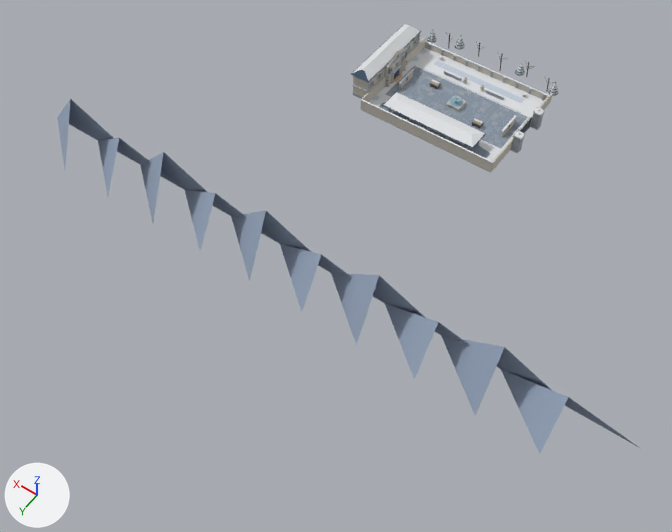
An edit to the glTF model arena-maps/frostcourt/assets/frostcourt_visual.glb, drawn before and after from the same camera.
Before and after are seen from a 50 mm lens placed at (-125.0, 259.0, 258.0), pointed at (-7.0, 93.0, -4.0). The axes (+X, +Y, +Z) are drawn at lower left. The lights are the same throughout. The picture after the commit comes second. Vertices at exactly the same position are counted once.

In view in the first picture: 'DETAIL_chapter_craft', 'VIS_boundary_z_-24', 'VIS_court_floor' and 10 more.
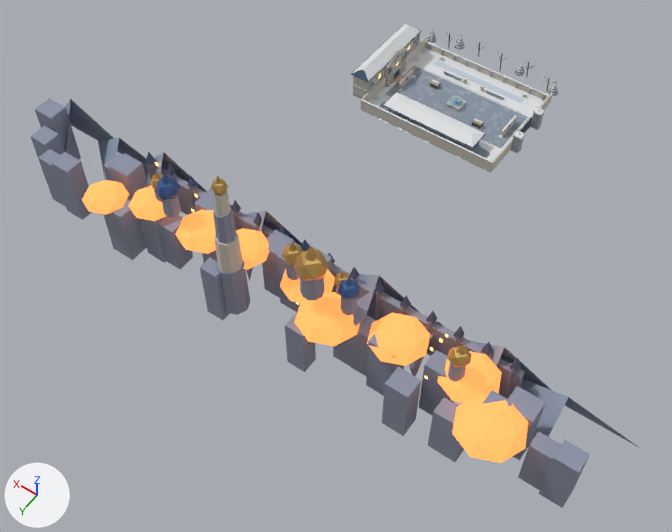
Pixel boxes [x1, y1, x2, y2] of what changed, in the pictures (672 x 532 px):
'DETAIL_chapter_craft', reshaped (13% taller)
    before: [57, 24, 640, 454]
    after: [30, 24, 640, 508]
part 1 of me_detail_chapter_craft, added
    after: [30, 98, 590, 508]

Patch to the scene script:
```diff
--- a/arena-maps/frostcourt/assets/frostcourt_visual.glb.py
+++ b/arena-maps/frostcourt/assets/frostcourt_visual.glb.py
@@ mat_snowblue @@
+mat_snowblue = bpy.data.materials.new('snowBlue')
+# colours: pale blue #bccddd
+# uses the picture img_snow_basecolor_png
+# uses the picture img_snow_normal_png
+# uses the picture img_snow_orm_png
@@ me_detail_chapter_craft @@
-me_detail_chapter_craft.from_pydata(...)  # 17515 vertices, 26482 faces; spans x -125.0..132.0, y -33.0..115.0, z -6.0..23.0
+me_detail_chapter_craft.from_pydata(...)  # 22650 vertices, 33682 faces; spans x -125.0..132.0, y -33.0..139.0, z -8.0..60.0
+# me_detail_chapter_craft part 1: 1591 vertices added at x -114.0..118.0, y 102.0..139.0, z -8.0..60.0
+# other edits to the shape of me_detail_chapter_craft do not show in these pictures
 me_detail_chapter_craft.materials.append(mat_stone)
@@ me_detail_chapter_craft @@
 me_detail_chapter_craft.materials.append(mat_windowlight)
-me_detail_chapter_craft.materials.append(mat_amber)  # orange #d8a66c
 me_detail_chapter_craft.materials.append(mat_distant)
@@ me_detail_chapter_craft @@
 me_detail_chapter_craft.materials.append(mat_winterneedlelight)
+me_detail_chapter_craft.materials.append(mat_snowblue)
+me_detail_chapter_craft.materials.append(mat_windowglow)  # orange #ffbf73, glowing orange #ffbf73
+me_detail_chapter_craft.materials.append(mat_lampglass)  # beige #ffd9a0, glowing beige #ffd9a0
+me_detail_chapter_craft.materials.append(mat_flame)  # orange #ff9a3c, glowing orange #ff9a3c
+me_detail_chapter_craft.materials.append(mat_flamecore)  # yellow #ffe6a0, glowing yellow #ffe6a0
+me_detail_chapter_craft.materials.append(mat_coal)  # orange #c2461e, glowing orange #c2461e
+me_detail_chapter_craft.materials.append(mat_citystone)  # grey #8c93a6
+me_detail_chapter_craft.materials.append(mat_cityroof)  # dark blue #4c5a78
+me_detail_chapter_craft.materials.append(mat_dome)  # orange #c9a35c
+me_detail_chapter_craft.materials.append(mat_domeblue)  # blue #3f5f93
+me_detail_chapter_craft.materials.append(mat_firesky)  # orange #ff8a48, glowing orange #ff8a48
```
